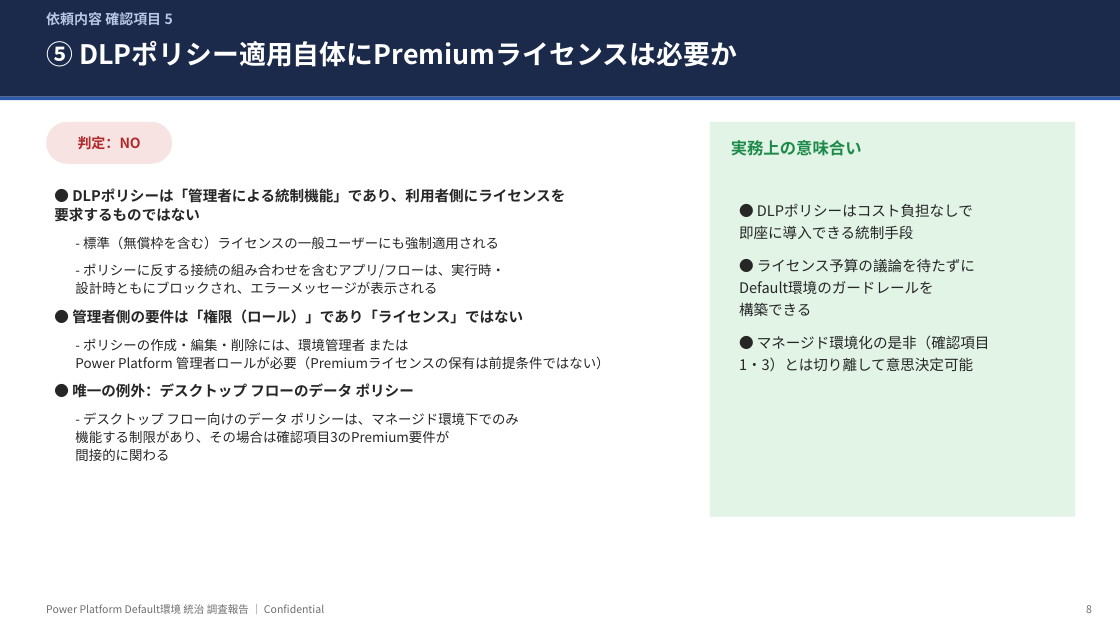
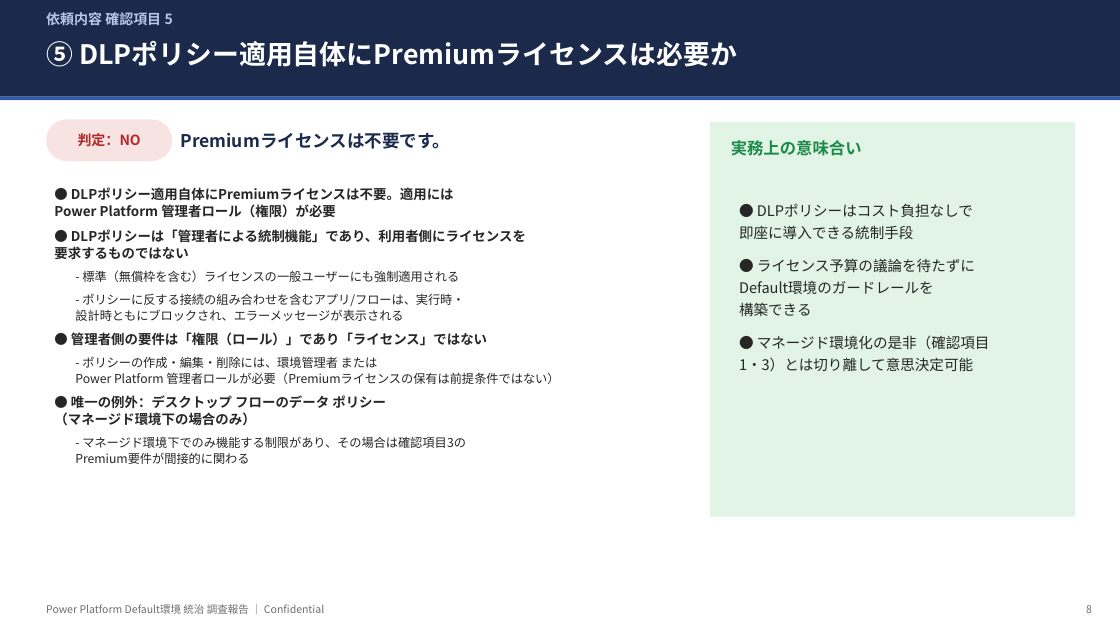
Before and after one commit to takuyanakamura881awc-beep/awc-naka881-repo, a slide deck: slide 8 of docs/PowerPlatform_DefaultEnv_Governance_Report.pptx. Drawn at 1120x630 pixels with LibreOffice and Linux fonts; fonts in the diff are those of the drawing. Boxes give left, top, right and bottom in pixels: in the first picture for what was removed or moved away, otherwise in the second. Text is boxed around its words. In the diff, an @@ line names an element or a change of style, - is before the commit and + after.

```diff
--- a/docs/PowerPlatform_DefaultEnv_Governance_Report.pptx
+++ b/docs/PowerPlatform_DefaultEnv_Governance_Report.pptx
@@ text added at (x1=181, y1=132, x2=451, y2=149), 15 pt, text #1B2A4A, bold @@
+Premiumライセンスは不要です。
@@ text at (x1=54, y1=187, x2=454, y2=218): paragraph added @@
+● DLPポリシー適用自体にPremiumライセンスは不要。適用には
+Power Platform 管理者ロール（権限）が必要
@@ text at (x1=54, y1=229, x2=559, y2=384): size 12.5 to 11.5 pt in "● DLPポリシーは「管理者による統制機能」であり、利用者側にライセンスを 要求するものではない", "● 管理者側の要件は「権限（ロール）」であり「ライセンス」ではない"; size 11.5 to 10.5 pt in "- 標準（無償枠を含む）ライセンスの一般ユーザーにも強制適用される", "- ポリシーに反する接続の組み合わせを含むアプリ/フローは、実行時・ 設計時ともにブロックされ、エラーメッセージが表示さ ...", "- ポリシーの作成・編集・削除には、環境管理者 または Power Platform 管理者ロールが必要（Premium ..."; line spacing 1.12 to 1.08; less space between paragraphs @@
@@ text at (x1=54, y1=395, x2=466, y2=464): text changed; size 11.5 to 10.5 pt @@
-● 唯一の例外：デスクトップ フローのデータ ポリシー
-- デスクトップ フロー向けのデータ ポリシーは、マネージド環境下でのみ
-機能する制限があり、その場合は確認項目3のPremium要件が
-間接的に関わる
+● 唯一の例外：デスクトップ フローのデータ ポリシー
+（マネージド環境下の場合のみ）
+- マネージド環境下でのみ機能する制限があり、その場合は確認項目3の
+Premium要件が間接的に関わる
```
Also in this commit, not shown: 12 other slides changed, 1 slide added.
